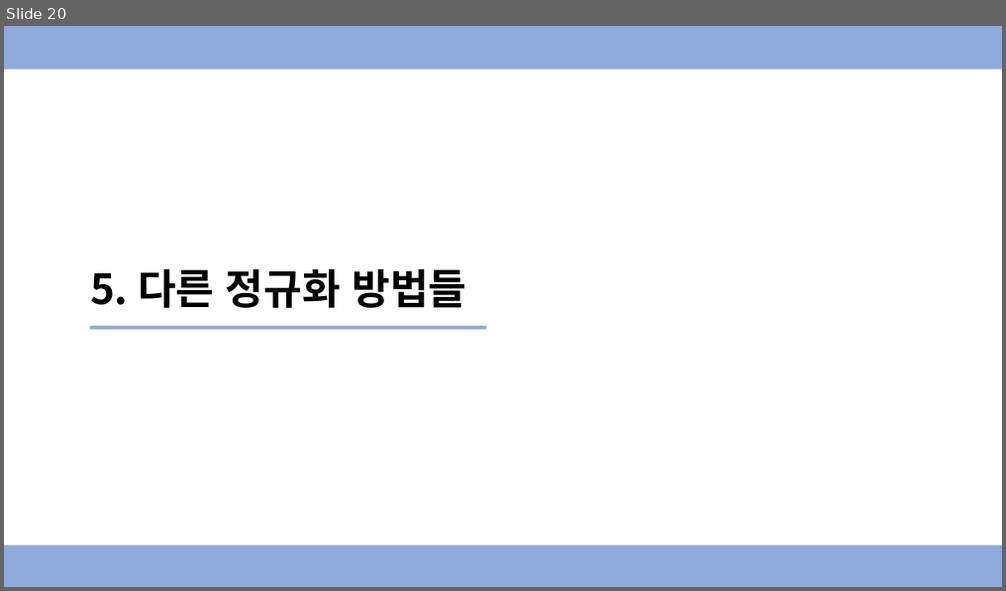
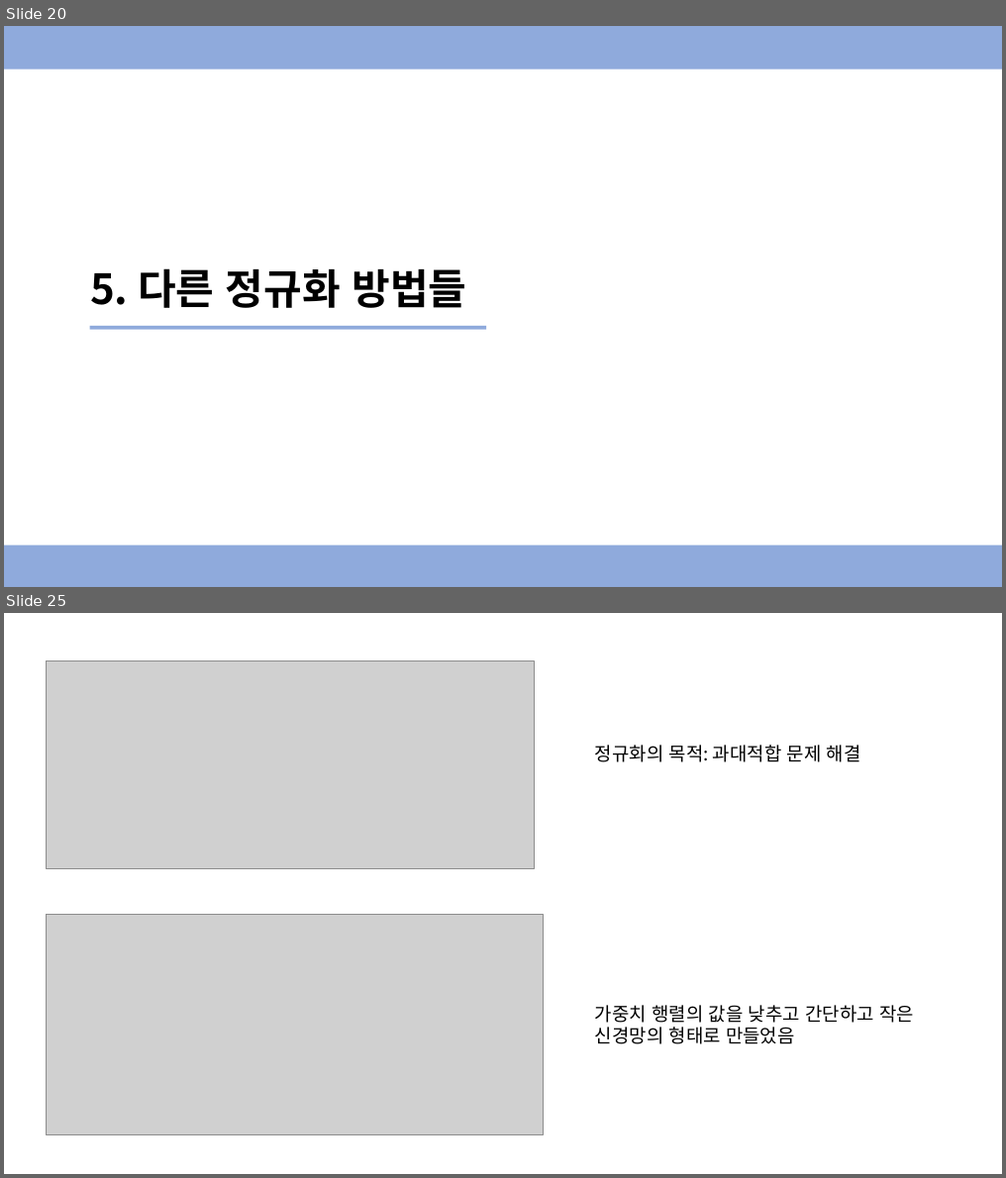
Before and after one commit to Ewha-Euron/5th-Mid-DL, a slide deck: [8주차] 신경망 네트워크의 정규화 발표자료.pptx. Shown one above the other, each under a label of ours: slide 20 before the commit, slides 20 and 25 after it; the slides between them are not shown. The pictures are 1006x591 and 1006x1178 pixels, drawn with LibreOffice and Linux fonts; fonts in the diff are those of the drawing; grey boxes stand for pictures. Boxes give left, top, right and bottom in pixels: in the first picture for what was removed or moved away, otherwise in the second. Text is boxed around its words. In the diff, an @@ line names an element or a change of style, - is before the commit and + after.

Commit message:
[8주차] 신경망 네트워크의 정규화 발표자료 수정본

```diff
--- a/[8주차] 신경망 네트워크의 정규화 발표자료.pptx
+++ b/[8주차] 신경망 네트워크의 정규화 발표자료.pptx
@@ slide 25 added at [4, 613, 1002, 1174], background #FFFFFF @@
@@ picture added at [46, 662, 534, 869] @@
@@ text added at [595, 745, 861, 762], 18 pt, text #000000 @@
+정규화의 목적: 과대적합 문제 해결
@@ picture added at [46, 914, 543, 1136] @@
@@ text added at [595, 1005, 914, 1045], 18 pt, text #000000 @@
+가중치 행렬의 값을 낮추고 간단하고 작은 신경망의 형태로 만들었음
```
Also in this commit, not shown: 6 slides changed, 6 other slides added.
